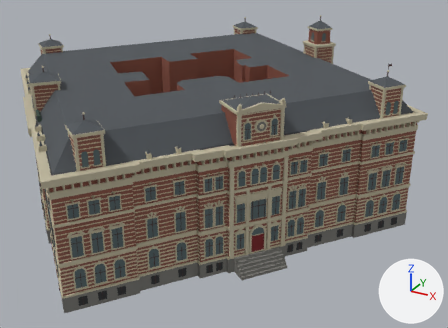
An edit to the glTF model public/canal-drive/models/droogbak.glb, drawn before and after from the same camera.
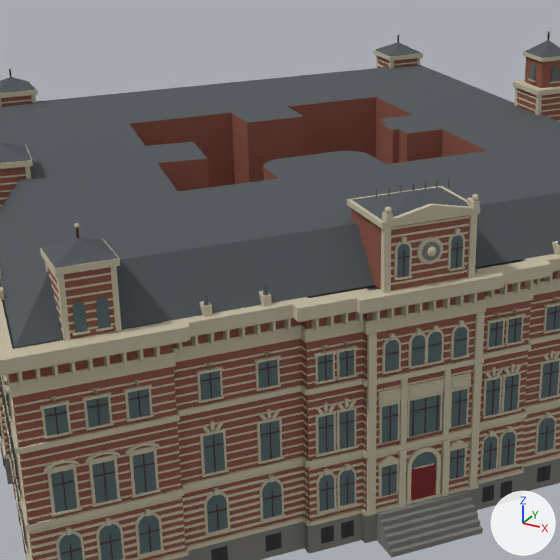
Each version appears first whole from a 50 mm lens placed at (48.1, -89.1, 50.0), pointed at (1.4, -4.3, 7.6), and next in a close-up on the part from 10% to 73% of the width and 0% to 86% of the height. Every picture has the same lights, and +X, +Y and +Z are marked at lower right. The last two pictures show the newer version. Where no turn or scale is listed for an object, it has been applied to the vertices. Vertices at exactly the same position are counted once.

The first close-up shows 'droogbak'.
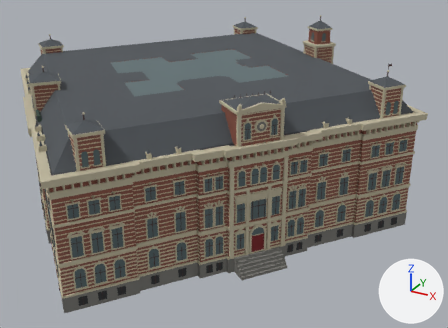
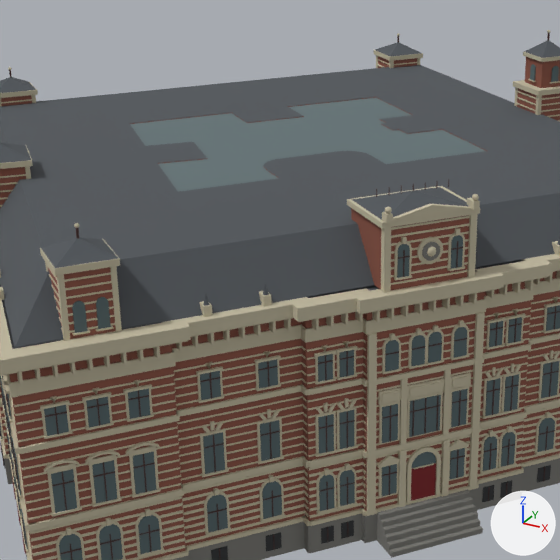
Commit message: Droogbak: glass roof over the courtyard instead of an open well

Boxes (x1, y1, x2, y2) around the edits, measured in the close-ups (560 x 560 px):
```json
{"part": 1, "of": "me_droogbak", "change": "added", "after": [130, 98, 485, 192]}
```

Edits to the scene script, one JSON object a line:
```json
{"op": "add", "block": "mat_canopyglass", "code": ["mat_canopyglass = principled_material('canopyGlass')", "mat_canopyglass.base_color = (0.125, 0.171, 0.181)  # greyish cyan #637376", "mat_canopyglass.roughness = 0.9"]}
{"block": "me_droogbak", "where": "# used by ob_droogbak; location = (-4.45, -3.9, 14.95)"}
{"op": "remove", "block": "me_droogbak", "code": "me_droogbak.from_pydata(...)  # 24115 vertices, 32518 faces; spans x -36.6..36.6, y -38.6..38.6, z -15.0..15.0"}
{"op": "add", "block": "me_droogbak", "code": "me_droogbak.from_pydata(...)  # 24165 vertices, 32566 faces; spans x -36.6..36.6, y -38.6..38.6, z -15.0..15.0"}
{"block": "me_droogbak", "change": "me_droogbak part 1: a new loose piece of 50 vertices spanning x -16.0..14.9, y -15.8..17.4, z 7.8, in mat_canopyglass (greyish cyan #637376)"}
{"op": "add", "block": "me_droogbak", "code": "me_droogbak.materials.append(mat_canopyglass)  # greyish cyan #637376"}
```
